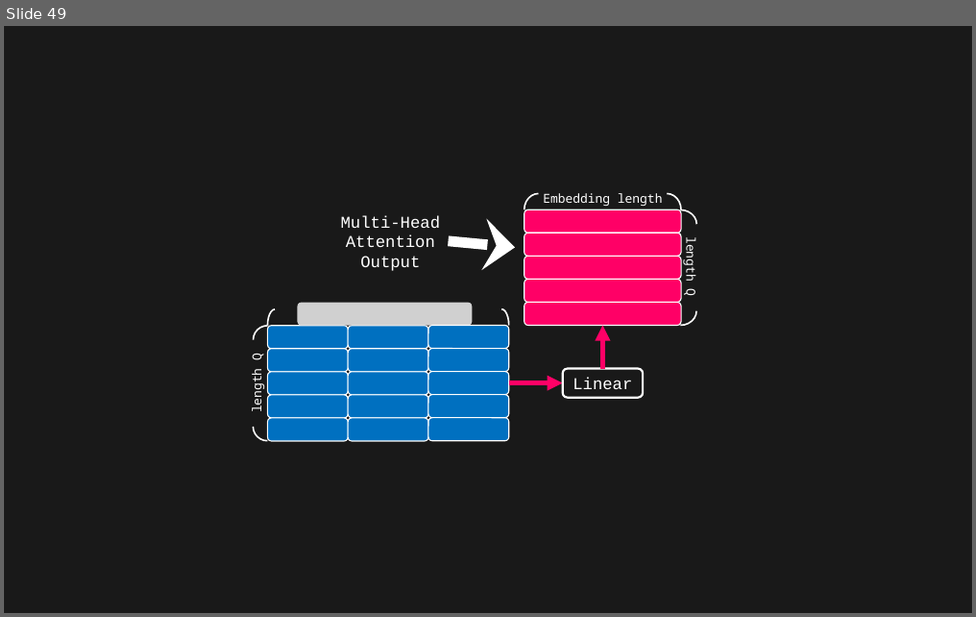
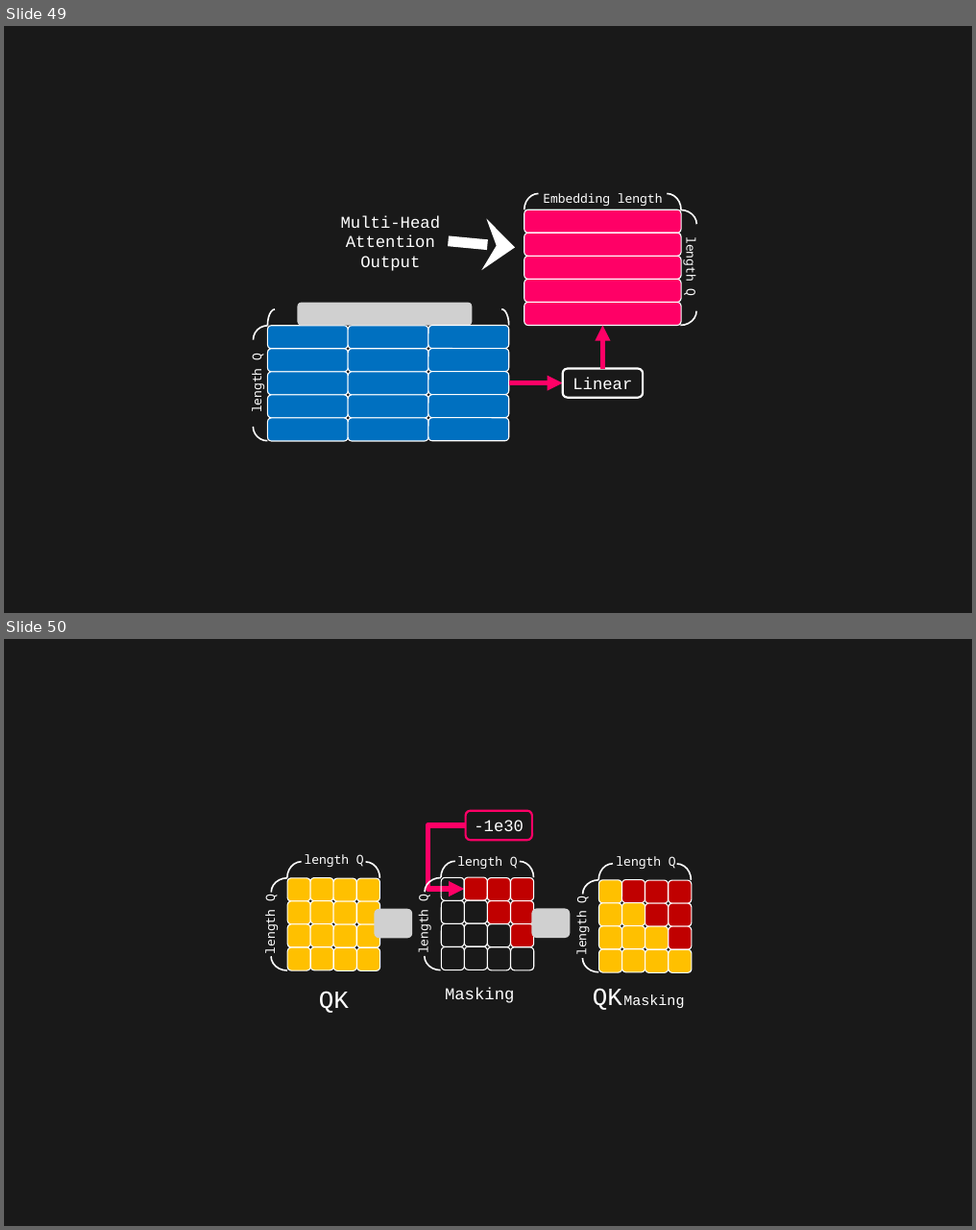
Before and after one commit to toonnyy8/deep-learning-notes, a slide deck: attention-is-all-you-need/image.pptx. Shown one above the other, each under a label of ours: slide 49 before the commit, slides 49 and 50 after it. The pictures are 976x617 and 976x1230 pixels, drawn with LibreOffice and Linux fonts; fonts in the diff are those of the drawing; grey boxes stand for pictures. Boxes give left, top, right and bottom in pixels: in the first picture for what was removed or moved away, otherwise in the second. Text is boxed around its words. In the diff, an @@ line names an element or a change of style, - is before the commit and + after.

```diff
--- a/attention-is-all-you-need/image.pptx
+++ b/attention-is-all-you-need/image.pptx
@@ slide 50 added at [4,639,972,1226], background #191919 @@
@@ rounded rectangle added at [466,811,532,841], outline #FF0066 4 pt, 32 pt, text #FFFFFF @@
+-1e30
@@ elbow arrow added from (466, 825) to (464, 889), #FF0066 10 pt @@
@@ group added at [258,854,379,970]: 17 rounded rectangles, 4 arc (boxed as its full ellipse)s, 1 text @@
+length Q
+length Q
@@ group added at [411,850,534,970]: 18 rounded rectangles, 4 arc (boxed as its full ellipse)s @@
+length Q
+length Q
@@ group added at [569,856,691,972]: 17 rounded rectangles, 4 arc (boxed as its full ellipse)s, 1 text @@
+length Q
+length Q
@@ picture added at [374,909,412,939] @@
@@ picture added at [531,909,569,938] @@
@@ text added at [319,990,349,1012], 48 pt, text #FFFFFF @@
+QK
@@ text added at [445,987,514,1003], 32 pt, text #FFFFFF @@
+Masking
@@ text added at [592,987,622,1010], 48 pt, text #FFFFFF @@
+QK
@@ text added at [623,994,684,1008], 28 pt, text #FFFFFF @@
+Masking
```
Also in this commit, not shown: 2 other slides added, 6 other files.
